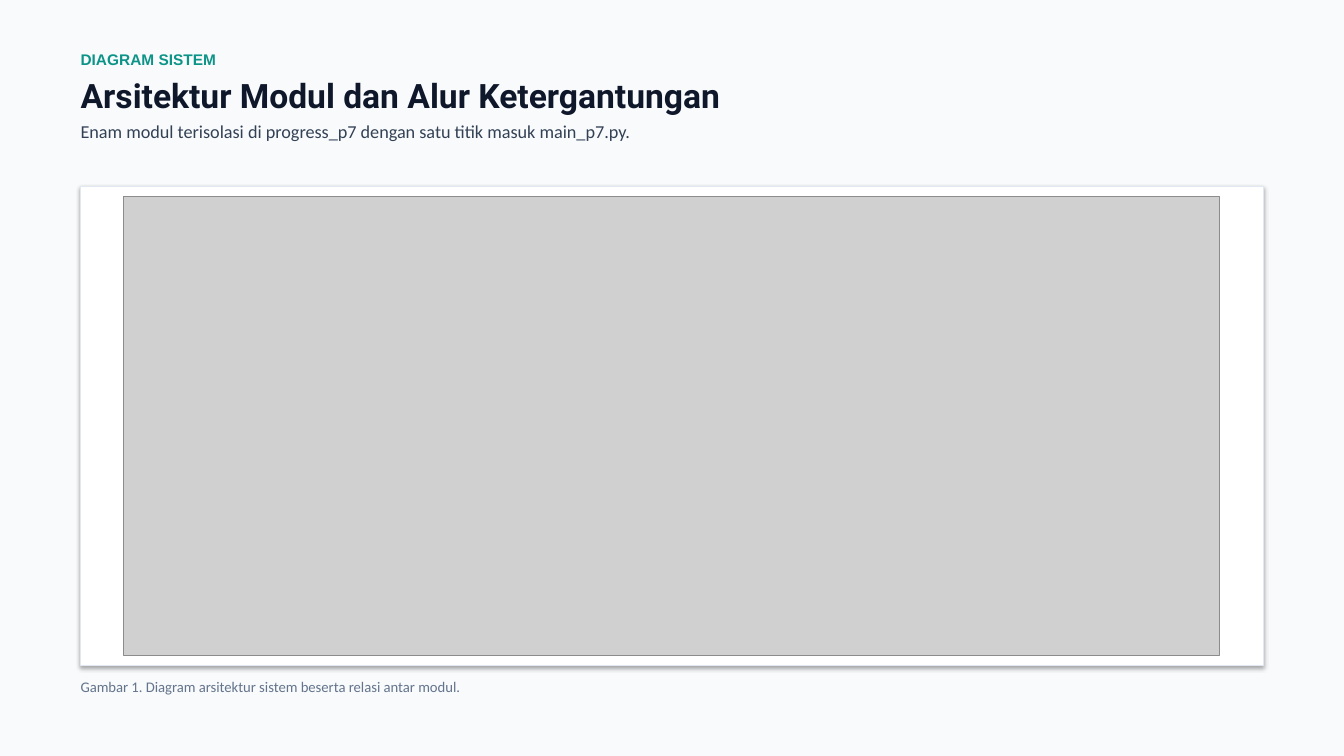
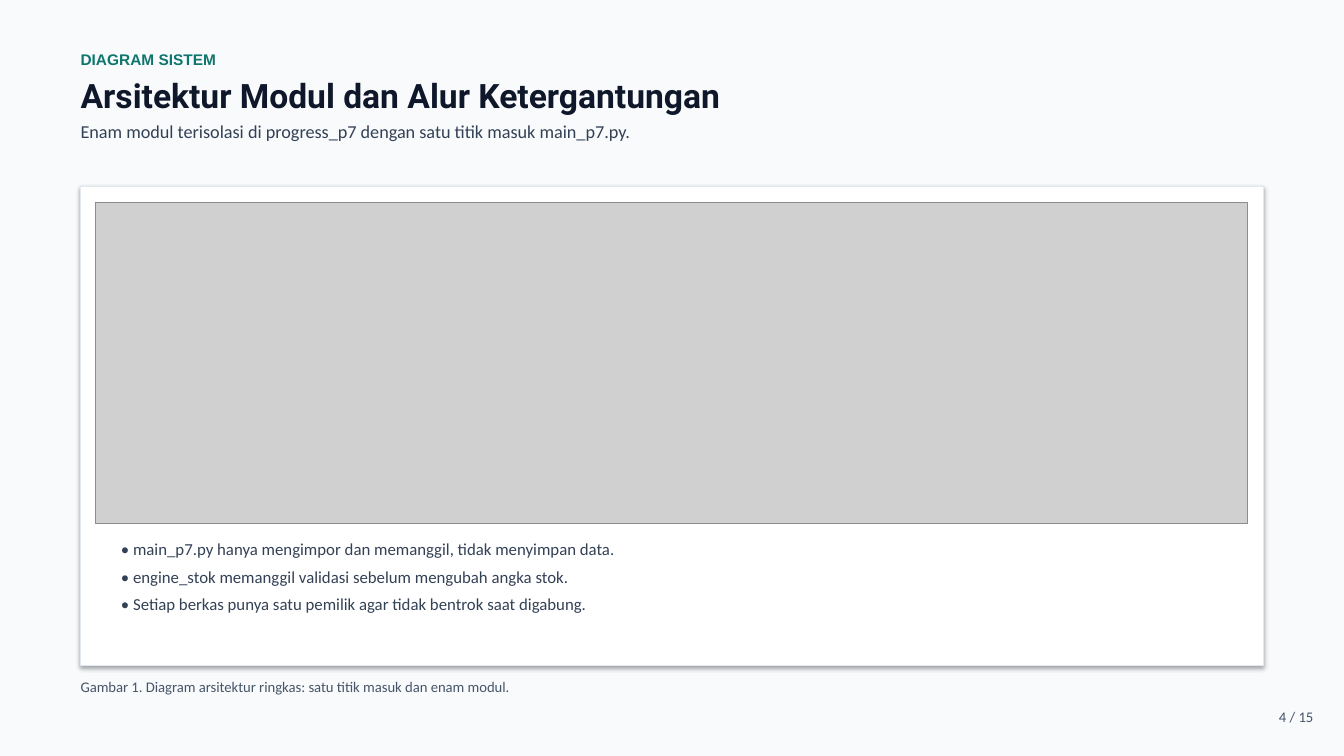
Before and after one commit to Curzyori/Stokku-Desktop, a slide deck: slide 4 of docs/presentasi/STOKKU_DESKTOP_PROGRES_P7.pptx. Drawn at 1344x756 pixels with LibreOffice and Linux fonts; fonts in the diff are those of the drawing; grey boxes stand for pictures. Boxes give left, top, right and bottom in pixels: in the first picture for what was removed or moved away, otherwise in the second. Text is boxed around its words. In the diff, an @@ line names an element or a change of style, - is before the commit and + after.

Commit message:
fix: perbaiki klaim slide, keterbacaan gambar, dan atribusi silabus pada deck presentasi

```diff
--- a/docs/presentasi/STOKKU_DESKTOP_PROGRES_P7.pptx
+++ b/docs/presentasi/STOKKU_DESKTOP_PROGRES_P7.pptx
@@ text at (81,54,216,65): text colour #0D9488 to #0F766E in "DIAGRAM SISTEM" @@
@@ picture: place and size @@
-picture at (124,197,1221,655)
+picture at (96,203,1248,523)
@@ text added at (133,543,614,613), 12 pt, text #334155 @@
+• main_p7.py hanya mengimpor dan memanggil, tidak menyimpan data.
+• engine_stok memanggil validasi sebelum mengubah angka stok.
+• Setiap berkas punya satu pemilik agar tidak bentrok saat digabung.
@@ text at (81,682,510,695): text changed; text colour #64748B to #475569 @@
-Gambar 1. Diagram arsitektur sistem beserta relasi antar modul.
+Gambar 1. Diagram arsitektur ringkas: satu titik masuk dan enam modul.
@@ text added at (1279,712,1314,722), 10.5 pt, text #475569 @@
+4 / 15
```
Also in this commit, not shown: 10 other slides changed, 3 slides added, 2 slides removed, 26 other files.
